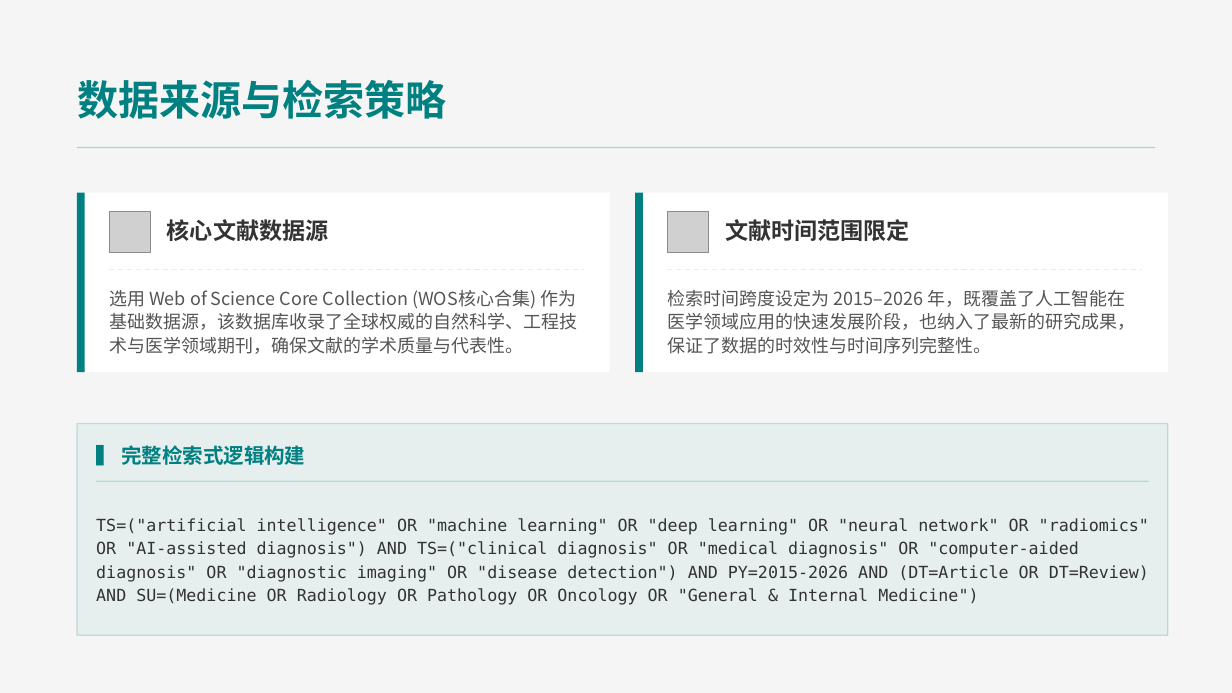
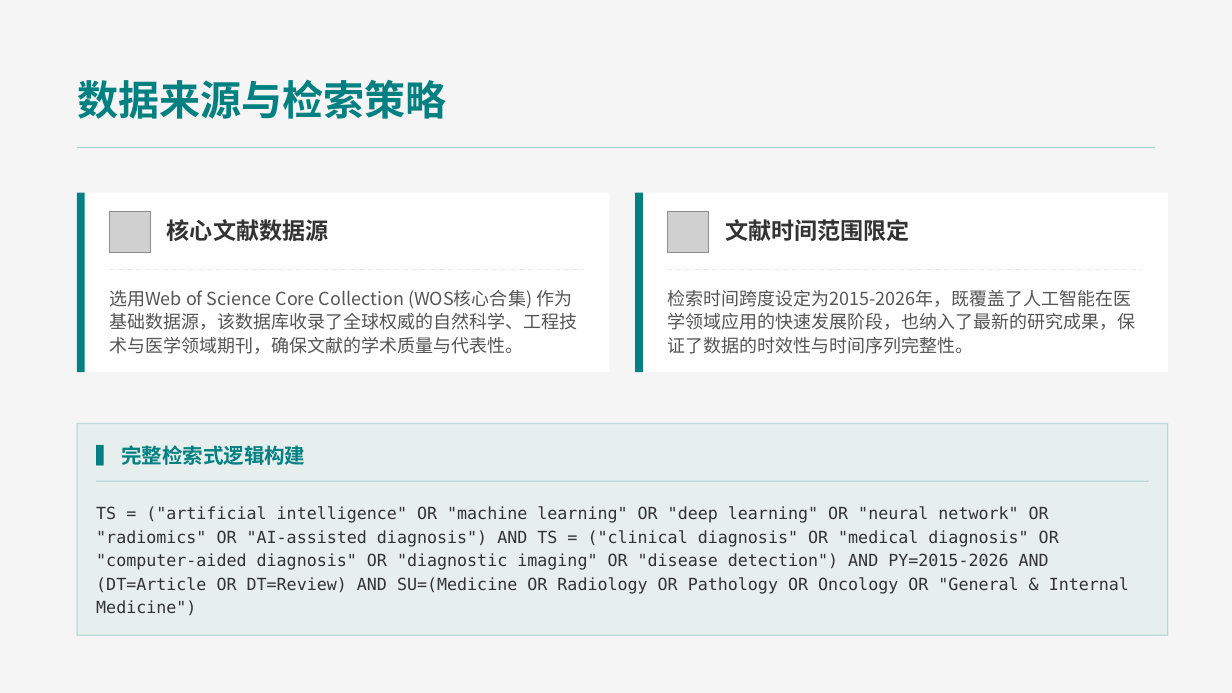
Before and after one commit to xzy11239/bibliometrics-project, a slide deck: slide 4 of presentation/人工智能辅助诊断的文献计量与知识图谱研究.pptx. Drawn at 1232x693 pixels with LibreOffice and Linux fonts; fonts in the diff are those of the drawing; grey boxes stand for pictures. Boxes give left, top, right and bottom in pixels: in the first picture for what was removed or moved away, otherwise in the second. Text is boxed around its words. In the diff, an @@ line names an element or a change of style, - is before the commit and + after.

```diff
--- a/presentation/人工智能辅助诊断的文献计量与知识图谱研究.pptx
+++ b/presentation/人工智能辅助诊断的文献计量与知识图谱研究.pptx
@@ text at [109, 290, 577, 354]: spaces changed @@
-选用 Web of Science Core Collection (WOS核心合集) 作为基础数据源，该数据库收录了全球权威的自然科学、工程技术与医学领域期刊，确保文献的学术质量与代表性。
+选用Web of Science Core Collection (WOS核心合集) 作为基础数据源，该数据库收录了全球权威的自然科学、工程技术与医学领域期刊，确保文献的学术质量与代表性。
@@ text at [667, 290, 1135, 354]: text changed @@
-检索时间跨度设定为 2015–2026 年，既覆盖了人工智能在医学领域应用的快速发展阶段，也纳入了最新的研究成果，保证了数据的时效性与时间序列完整性。
+检索时间跨度设定为2015-2026年，既覆盖了人工智能在医学领域应用的快速发展阶段，也纳入了最新的研究成果，保证了数据的时效性与时间序列完整性。
@@ text at [96, 506, 1129, 615]: spaces changed @@
-TS=("artificial intelligence" OR "machine learning" OR "deep learning" OR "neural network" OR "radiomics" OR "AI-assisted diagnosis") AND TS=("clinical diagnosis" OR "medical diagnosis" OR "computer-aided diagnosis" OR "diagnostic imaging" OR "disease detection") AND PY=2015-2026 AND (DT=Article OR DT=Review) AND SU=(Medicine OR Radiology OR Pathology OR Oncology OR "General & Internal Medicine")
+TS = ("artificial intelligence" OR "machine learning" OR "deep learning" OR "neural network" OR "radiomics" OR "AI-assisted diagnosis") AND TS = ("clinical diagnosis" OR "medical diagnosis" OR "computer-aided diagnosis" OR "diagnostic imaging" OR "disease detection") AND PY=2015-2026 AND (DT=Article OR DT=Review) AND SU=(Medicine OR Radiology OR Pathology OR Oncology OR "General & Internal Medicine")
```
Also in this commit, not shown: 11 other slides changed, 4 slides added, 2 slides removed.
